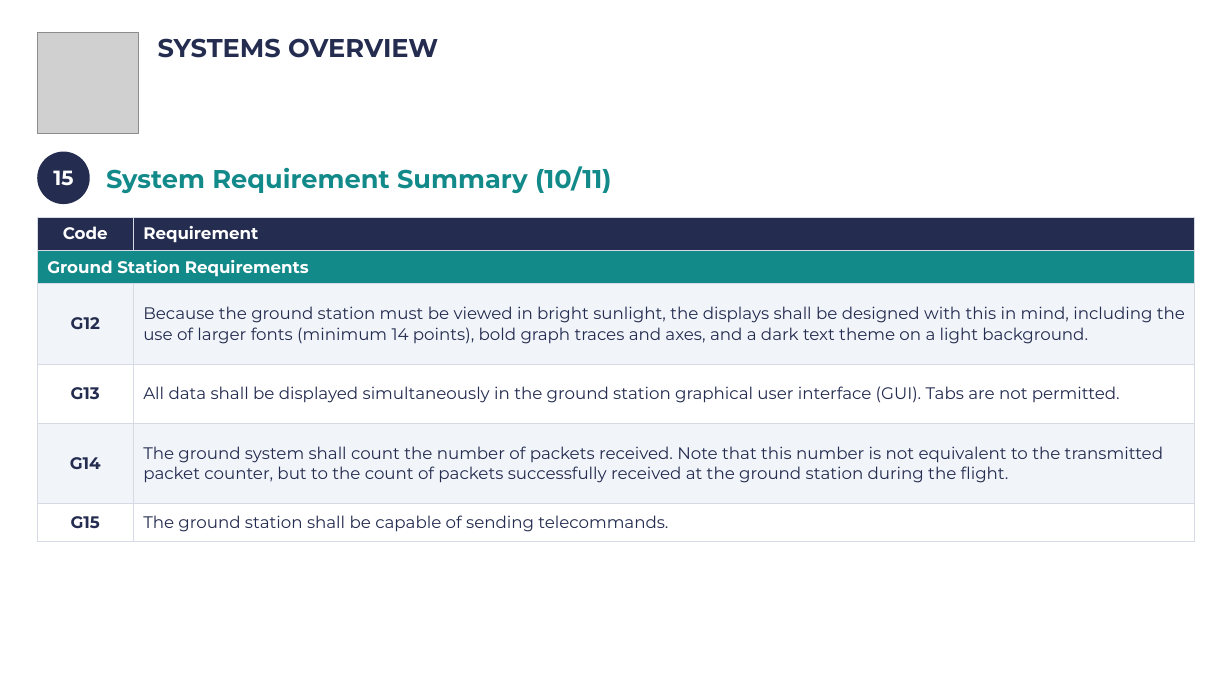
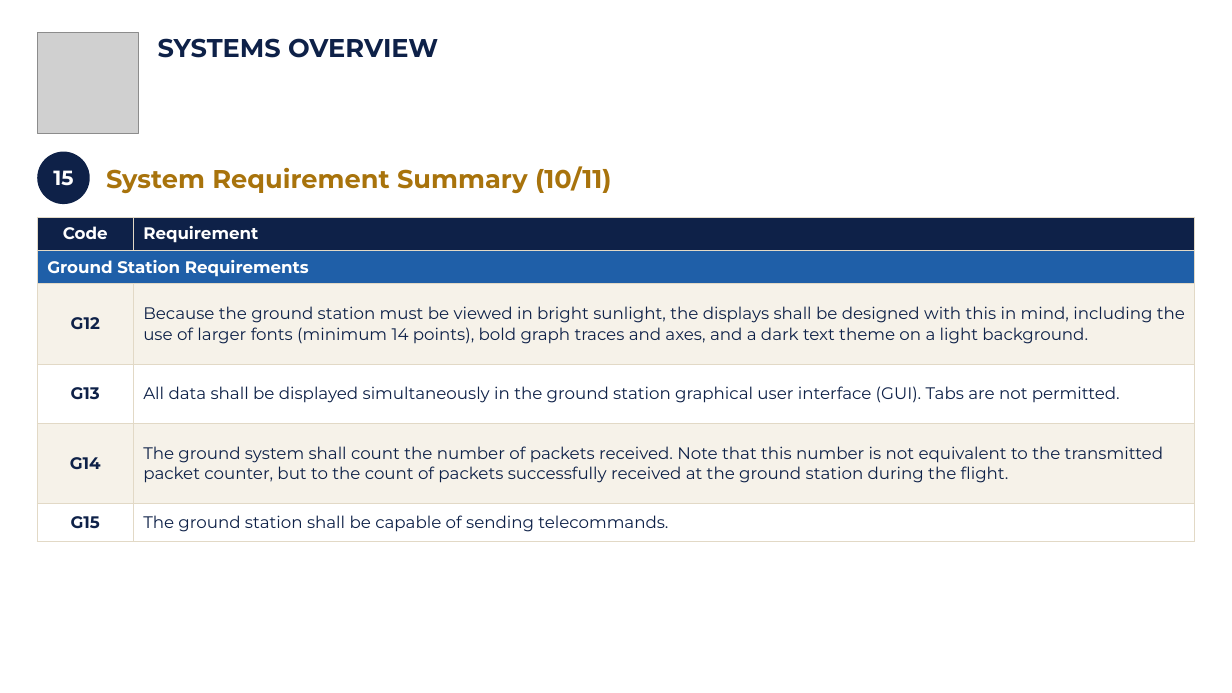
Before and after one commit to Caetano18/proyecto, a slide deck: slide 18 of cansat_pdr/laminas_plantilla/CanSat_PDR_Hermes_mecanica.pptx. Drawn at 1232x693 pixels with LibreOffice and Linux fonts; fonts in the diff are those of the drawing; grey boxes stand for pictures; background and template pictures are left out. Boxes give left, top, right and bottom in pixels: in the first picture for what was removed or moved away, otherwise in the second. Text is boxed around its words. In the diff, an @@ line names an element or a change of style, - is before the commit and + after.

```diff
--- a/cansat_pdr/laminas_plantilla/CanSat_PDR_Hermes_mecanica.pptx
+++ b/cansat_pdr/laminas_plantilla/CanSat_PDR_Hermes_mecanica.pptx
@@ text "SYSTEMS OVERVIEW" at [158, 38, 438, 58]: text colour #242C4F to #0E2148 @@
@@ ellipse "15" at [37, 152, 90, 204]: fill #242C4F to #0E2148 @@
@@ text "System Requirement Summary (10/11)" at [106, 166, 612, 194]: text colour #138A8A to #A8730C @@
@@ table at [37, 217, 1195, 542] @@
@@ fill #242C4F to #0E2148 in row 1 @@
@@ fill #138A8A to #1F5FA8 in row 2, column 1 @@
@@ fill #F1F4F9 to #F6F2E9 in 4 cells @@
@@ text colour #242C4F to #0E2148 @@
@@ borders changed @@
```
Also in this commit, not shown: 104 other slides changed, 10 other files.
